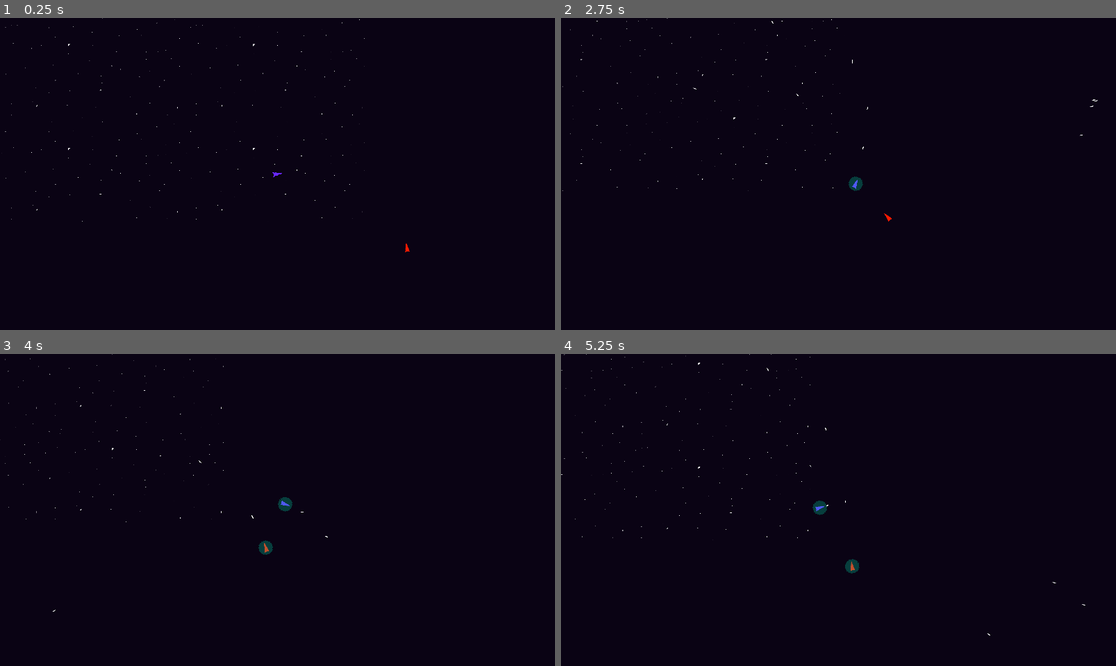
Above: before the commit, frames 1-4 (two rows, left to right).
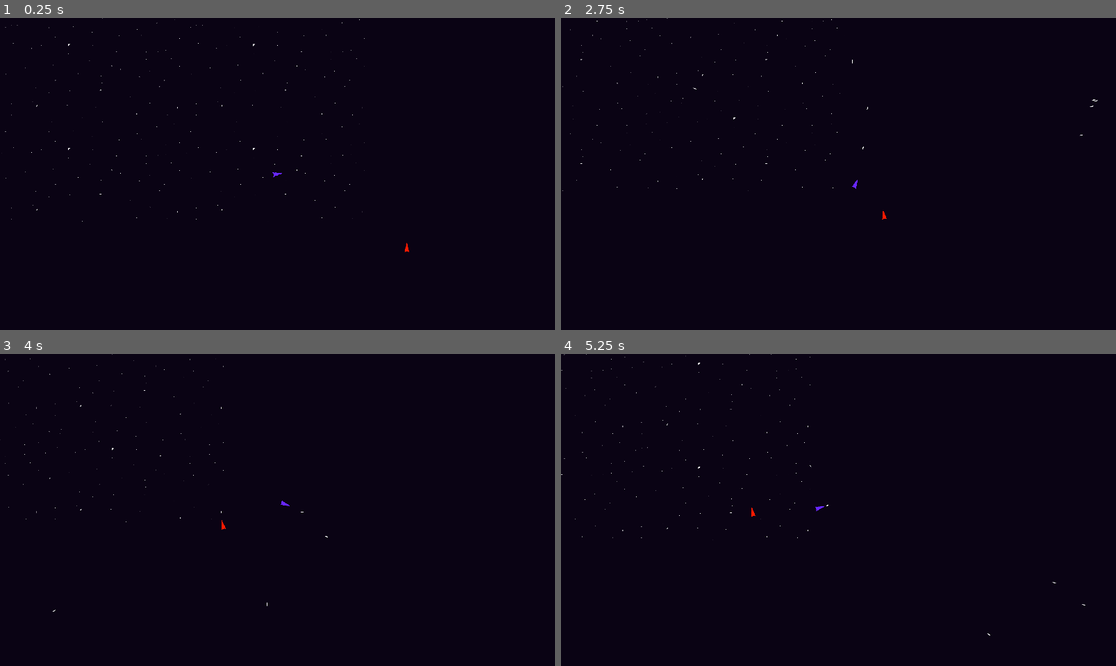
Above: after the commit, the same moments.

Repository: BloopHD/IntoTheVoid
Game: Godot game, scene res://scenes/world/world.tscn
Same seed, same stepped clock (60 frames per second), same inputs: the game is played once before the commit and once after it.
Inputs (mouse positions are in pixels of both pictures, inside the frame that each line leads up to):
- Up to frame 1 (0.25 s): no input
- Up to frame 2 (2.75 s): tap Enter at 0.5 s; move the mouse to (960, 158) at 0.52 s; press the mouse at (960, 158) at 0.53 s; hold D (move_right) 0.53-1.28 s; move the mouse to (727, 189) at 1.27 s; release the mouse at (727, 189) at 1.28 s; hold S (move_down) 1.28-2.03 s; right-click (727, 189) at 1.35 s; move the mouse to (894, 105) at 2.02 s; press the mouse at (894, 105) at 2.03 s; hold D (move_right) from 2.03 s (still down)
- Up to frame 3 (4 s): move the mouse to (249, 572) at 2.77 s; release D (move_right) at 2.78 s; release the mouse at (249, 572) at 2.78 s; hold W (move_up) 2.78-3.53 s; right-click (249, 572) at 2.85 s; click (249, 572) at 2.92 s; move the mouse to (444, 556) at 3.52 s; press the mouse at (444, 556) at 3.53 s; hold A (move_left) from 3.53 s (still down)
- Up to frame 4 (5.25 s): move the mouse to (672, 463) at 4.27 s; release the mouse at (672, 463) at 4.28 s; right-click (672, 463) at 4.35 s; move the mouse to (866, 510) at 5.02 s; release A (move_left) at 5.03 s; press the mouse at (866, 510) at 5.03 s; hold S (move_down) from 5.03 s (still down)

The runs differ from the first frame. In frame 1, less than 0.1% of the frame differs, in the area x 72-74%, y 71-76%; in frame 2, 0.1%; in frame 3, 0.2%, in the area x 35-53%, y 34-81%; in frame 4, 0.2%.

Commit message:
Added Enemy Retreat State.
Added Enemy Retreat State. Sorta works, but needs help.

Also added a player_in_range bool for when the player is somewhat in front of the enemy, this allows the enemy to only shoot when facing the players general direction.

Diff:
--- /dev/null
+++ b/scenes/enemies/enemy_retreat_state.gd
@@ -0,0 +1,22 @@
+extends State
+class_name EnemyRetreatState
+
+@export var actor: Enemy
+
+func _ready() -> void:
+	set_physics_process(false)
+
+
+func _physics_process(delta: float) -> void:
+	actor.move_func(delta, -actor.player.position)
+	actor.try_to_shoot()
+
+
+func _enter_state() -> void:
+	set_physics_process(true)
+	actor.try_to_shoot()
+
+
+
+func _exit_state() -> void:
+	set_physics_process(false)
--- a/scenes/enemies/simple_enemy.gd
+++ b/scenes/enemies/simple_enemy.gd
@@ -6,7 +6,7 @@
 @export var max_speed: int = 750
 @export var acceleration: int = 70
 @export var friction: int = 50
-@export var rotational_accel: float = 1
+@export var rotational_accel: float = .1
 
 @export var health: int = 100
 
@@ -20,11 +20,13 @@
 @onready var enemy_chase_state: Node = $FiniteStateMachine/EnemyChaseState
 @onready var enemy_attack_state: Node = $FiniteStateMachine/EnemyAttackState
 @onready var enemy_death_state: Node = $FiniteStateMachine/EnemyDeathState
+@onready var enemy_retreat_state: Node = $FiniteStateMachine/EnemyRetreatState
 var current_state: Node = null
 
 var laser_scene: PackedScene = preload("res://scenes/laser/enemy_laser.tscn")
 
 const NINETY_DEGREES_RAD: float = 1.5708
+const NINETY_DEGREES_DEG: float = 90
 const ONE_HUNDRED: int = 100
 
 var player: Node2D = null
@@ -37,6 +39,7 @@
 
 var engaged_thrusters: bool = false
 var can_shoot: bool = true
+var player_in_range: bool = false
 
 var curr_speed: float:
 	get:
@@ -52,7 +55,7 @@
 	move_direction = (moveTowards - position).normalized()
 
 	var current_rotation_vector: Vector2 = Vector2(cos(rotation), sin(rotation))
-	var current_forward_angle: float = rad_to_deg(move_direction.angle_to(current_rotation_vector))
+	var current_forward_angle: float = rad_to_deg(move_direction.angle_to(current_rotation_vector)) - NINETY_DEGREES_DEG
 
 	print("enemy ", move_direction, " ", rotation)
 
@@ -60,13 +63,18 @@
 
 	rotate_func(get_rotation_angle(moveTowards))
 
-	if current_state == enemy_chase_state:
+
+	# TODO - This really needs to be refactored, and player_in_range does not quite work.
+
+	if current_state == enemy_chase_state || current_state == enemy_retreat_state:
 		if current_forward_angle < forward_angle_max && current_forward_angle > -forward_angle_max:
 			print("FORWARD")
-			velocity = lerp(velocity, move_direction * max_speed, delta * acceleration / ONE_HUNDRED)
+			player_in_range = true
+			#velocity = lerp(velocity, move_direction * max_speed, delta * acceleration / ONE_HUNDRED)
 
 		else:
 			print("NOT")
+			player_in_range = false
 			velocity = lerp(velocity, move_direction * max_speed, delta * acceleration * 0.75 / ONE_HUNDRED)
 
 	elif curr_speed > (friction * delta):
@@ -83,7 +91,7 @@
 	rotation_degrees = rad_to_deg(lerp_angle(global_rotation, angle, rotational_accel / ONE_HUNDRED))
 
 
-func get_rotation_angle(moveTowards: Vector2, rotation_multi: float = 1.0) -> float:
+func get_rotation_angle(moveTowards: Vector2) -> float:
 
 	look_direction = (moveTowards - position).normalized()
 
@@ -94,7 +102,7 @@
 
 func try_to_shoot():
 
-	if can_shoot:
+	if can_shoot && player_in_range:
 		can_shoot = false
 		$ShootingTimer.start()
 		shoot_laser()
@@ -155,4 +163,12 @@
 	if body.is_in_group("player"):
 		change_state(null, enemy_wander_state)
 
+func _on_retreat_detection_area_body_entered(body:Node2D) -> void:
+	if body.is_in_group("player"):
+		change_state(body, enemy_retreat_state)
+
+func _on_retreat_detection_area_body_exited(body:Node2D) -> void:
+	if body.is_in_group("player"):
+		change_state(body, enemy_attack_state)
+
 #endregion
--- a/scenes/enemies/simple_enemy.tscn
+++ b/scenes/enemies/simple_enemy.tscn
@@ -9,22 +9,23 @@
 [ext_resource type="Script" path="res://scenes/enemies/enemy_aware_state.gd" id="6_w7qao"]
 [ext_resource type="Script" path="res://scenes/enemies/enemy_attack_state.gd" id="7_e3itp"]
 [ext_resource type="Script" path="res://scenes/enemies/enemy_death_state.gd" id="8_grrgi"]
+[ext_resource type="Script" path="res://scenes/enemies/enemy_retreat_state.gd" id="10_13kfp"]
 
 [sub_resource type="CapsuleShape2D" id="CapsuleShape2D_10cgx"]
 radius = 20.0
 height = 68.0
 
 [sub_resource type="CircleShape2D" id="CircleShape2D_ow8ix"]
-radius = 2500.0
+radius = 3000.0
 
 [sub_resource type="CircleShape2D" id="CircleShape2D_21b31"]
 radius = 2000.0
 
 [sub_resource type="CircleShape2D" id="CircleShape2D_celd3"]
-radius = 150.0
+radius = 500.0
 
 [sub_resource type="CircleShape2D" id="CircleShape2D_vu1h3"]
-radius = 1000.0
+radius = 1500.0
 
 [node name="Simple_Enemy" type="CharacterBody2D" node_paths=PackedStringArray("muzzle") groups=["enemy"]]
 collision_layer = 32
@@ -68,7 +69,6 @@
 collision_layer = 0
 
 [node name="CollisionShape2D" type="CollisionShape2D" parent="Retreat_Detection_Area"]
-visible = false
 shape = SubResource("CircleShape2D_celd3")
 debug_color = Color(0.810603, 0.683102, 0.104256, 0.42)
 
@@ -109,6 +109,10 @@
 [node name="EnemyDeathState" type="Node" parent="FiniteStateMachine"]
 script = ExtResource("8_grrgi")
 
+[node name="EnemyRetreatState" type="Node" parent="FiniteStateMachine" node_paths=PackedStringArray("actor")]
+script = ExtResource("10_13kfp")
+actor = NodePath("../..")
+
 [connection signal="timeout" from="ShootingTimer" to="." method="_on_shooting_timer_timeout"]
 [connection signal="body_entered" from="Aware_Detection_Area" to="." method="_on_aware_detection_area_body_entered"]
 [connection signal="body_exited" from="Aware_Detection_Area" to="." method="_on_aware_detection_area_body_exited"]
Not shown: 2 places in scenes/enemies/simple_enemy.tscn that only renumber resources
Not shown: 1 places in scenes/world/world.tscn that only renumber resources
